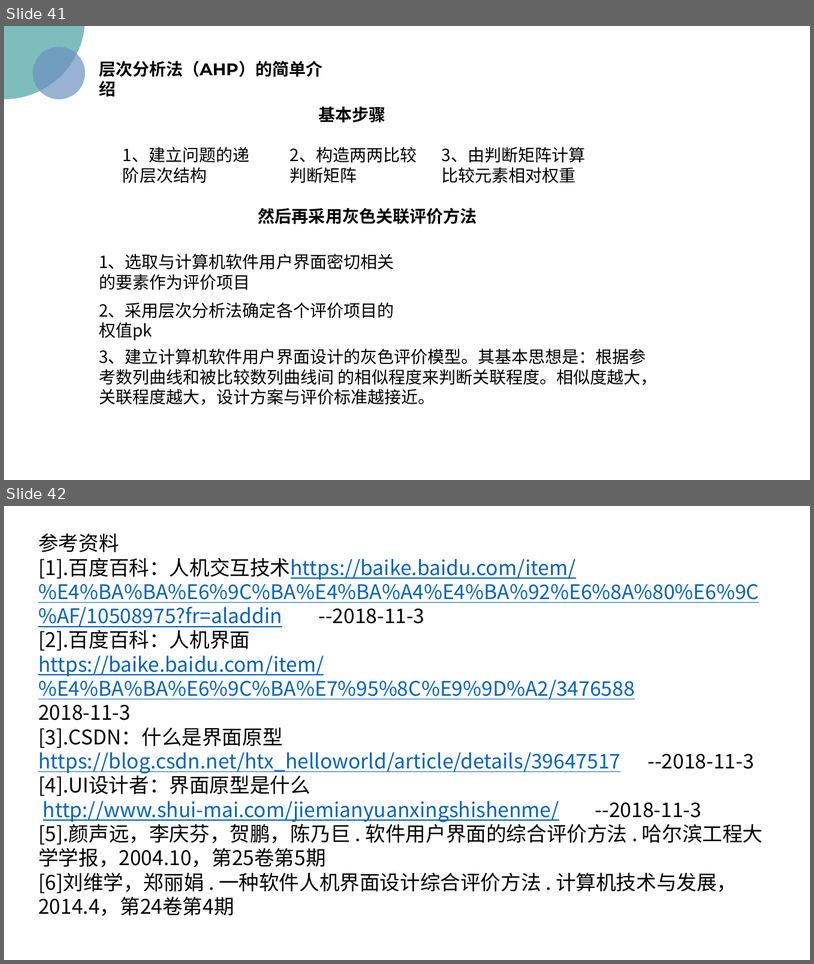
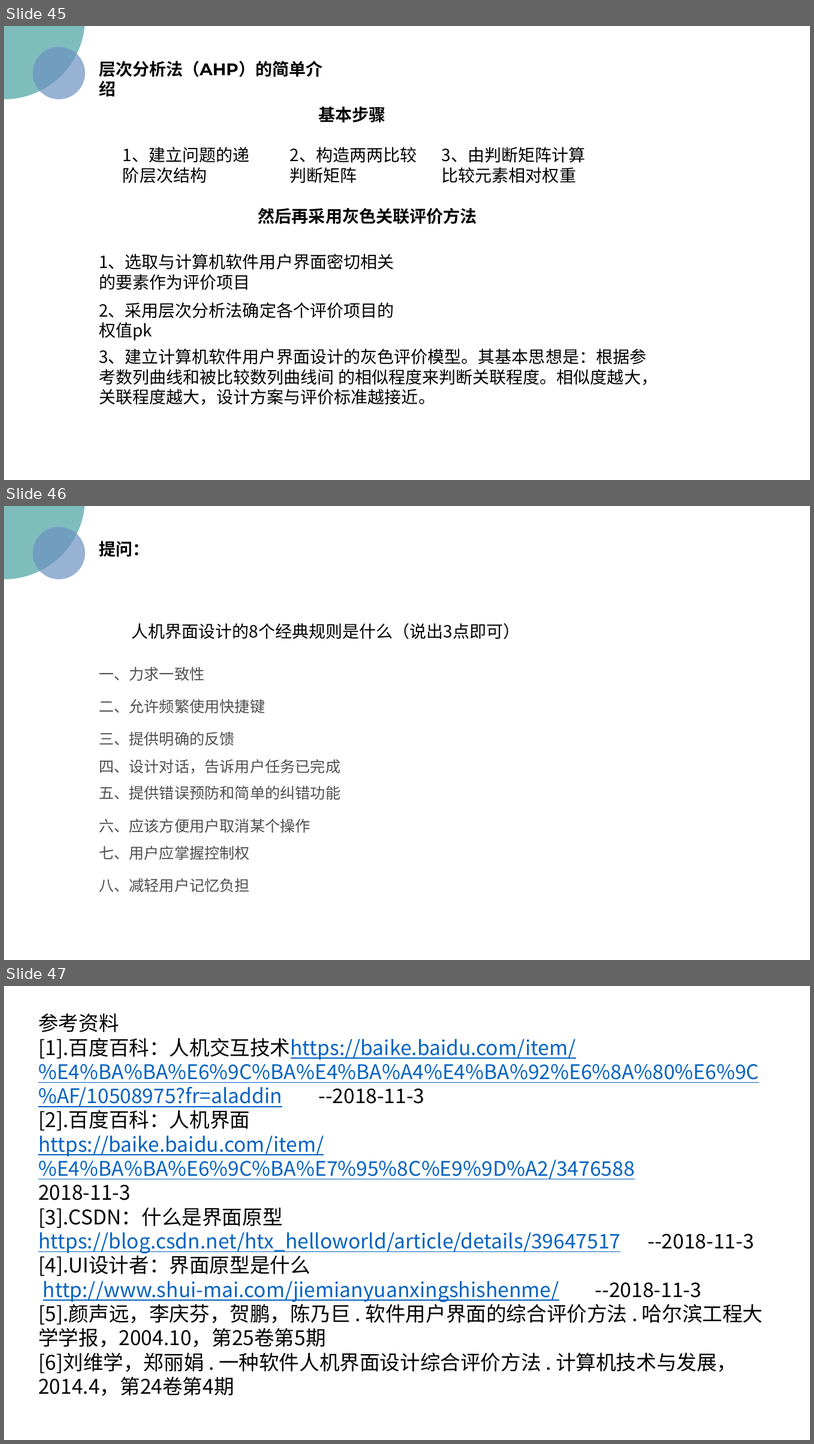
Before and after one commit to PRD2018/PRD2018-G15, a slide deck: 非受控文档/02-陈俊仁/2018-11-4任务/[PRD-15]UML基础二.pptx. Shown one above the other, each under a label of ours: slides 41 and 42 before the commit, slides 45, 46 and 47 after it. The pictures are 814x964 and 814x1444 pixels, drawn with LibreOffice and Linux fonts; fonts in the diff are those of the drawing; background and template pictures are left out. Boxes give left, top, right and bottom in pixels: in the first picture for what was removed or moved away, otherwise in the second. Text is boxed around its words. In the diff, an @@ line names an element or a change of style, - is before the commit and + after.

Commit message:
2018-11-4
2018-11-4
陈俊仁完成并修改本周任务

```diff
--- a/非受控文档/02-陈俊仁/2018-11-4任务/[PRD-15]UML基础二.pptx
+++ b/非受控文档/02-陈俊仁/2018-11-4任务/[PRD-15]UML基础二.pptx
@@ slide 46 added at [4,506,810,960], background picture (left out) @@
@@ ellipse added at [4,506,85,579], fill #48A2A0 at 70% opacity @@
@@ ellipse added at [32,526,85,579], fill #6C92C0 at 70% opacity @@
@@ text added at [99,541,149,557], 20 pt, text #000000, bold @@
+提问：
@@ text added at [131,623,520,639], 20 pt, text #000000 @@
+人机界面设计的8个经典规则是什么（说出3点即可）
@@ text added at [99,667,204,681], 18 pt, text #4F4F4F @@
+一、力求一致性
@@ text added at [99,699,265,713], 18 pt, text #4F4F4F @@
+二、允许频繁使用快捷键
@@ text added at [99,732,235,745], 18 pt, text #4F4F4F @@
+三、提供明确的反馈
@@ text added at [99,759,341,774], 18 pt, text #4F4F4F @@
+四、设计对话，告诉用户任务已完成
@@ text added at [99,786,341,799], 18 pt, text #4F4F4F @@
+五、提供错误预防和简单的纠错功能
@@ text added at [99,819,311,832], 18 pt, text #4F4F4F @@
+六、应该方便用户取消某个操作
@@ text added at [99,846,250,859], 18 pt, text #4F4F4F @@
+七、用户应掌握控制权
@@ text added at [99,878,250,892], 18 pt, text #4F4F4F @@
+八、减轻用户记忆负担
@@ what was slide 41 is now slide 45 @@
@@ what was slide 42 is now slide 47 @@
```
Also in this commit, not shown: 4 other slides added.
